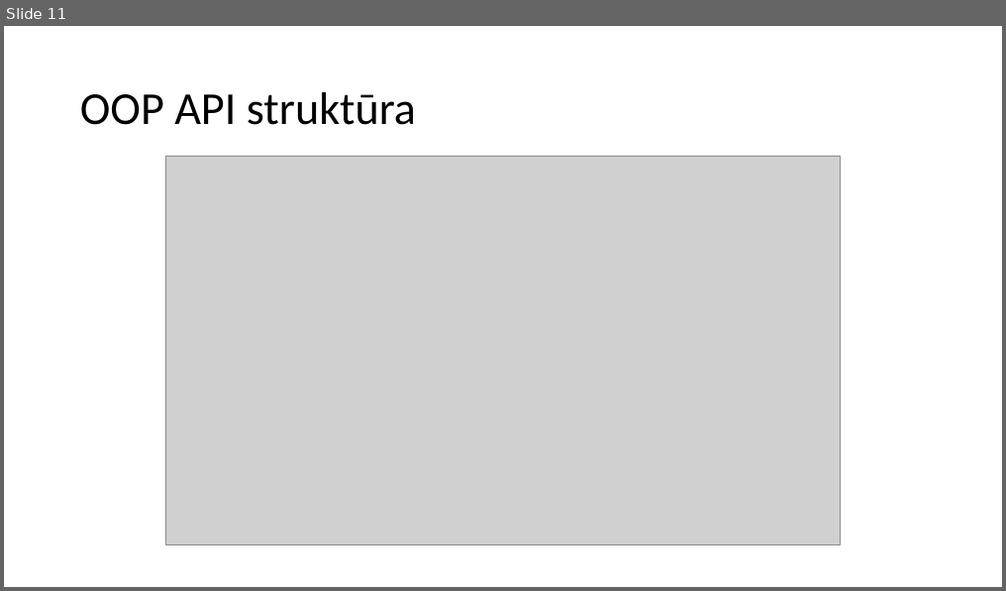
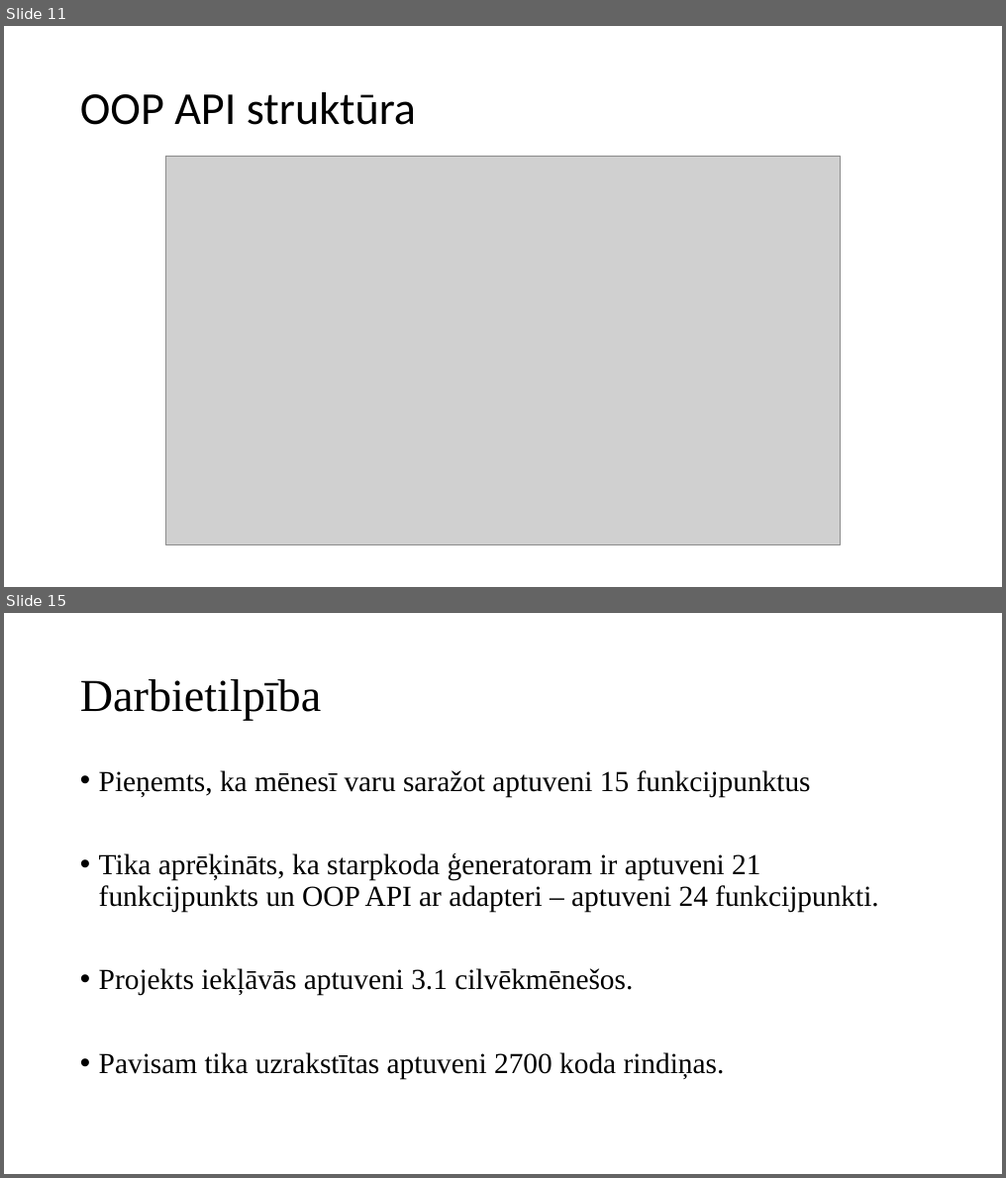
Before and after one commit to artiks12/webAppOS, a slide deck: src/Qualification project/Documentation/Garbage/Prezentācija_ap19122.pptx. Shown one above the other, each under a label of ours: slide 11 before the commit, slides 11 and 15 after it; the slides between them are not shown. The pictures are 1006x591 and 1006x1178 pixels, drawn with LibreOffice and Linux fonts; fonts in the diff are those of the drawing; grey boxes stand for pictures. Boxes give left, top, right and bottom in pixels: in the first picture for what was removed or moved away, otherwise in the second. Text is boxed around its words. In the diff, an @@ line names an element or a change of style, - is before the commit and + after.

```diff
--- a/src/Qualification project/Documentation/Garbage/Prezentācija_ap19122.pptx
+++ b/src/Qualification project/Documentation/Garbage/Prezentācija_ap19122.pptx
@@ slide 15 added at box(4, 613, 1002, 1174), background #FFFFFF @@
@@ title added at box(80, 679, 321, 721), 44 pt, text #000000 @@
+Darbietilpība
@@ text added at box(99, 770, 878, 1079), 28 pt, text #000000 @@
+• Pieņemts, ka mēnesī varu saražot aptuveni 15 funkcijpunktus
+• Tika aprēķināts, ka starpkoda ģeneratoram ir aptuveni 21 funkcijpunkts un OOP API ar adapteri – aptuveni 24 funkcijpunkti.
+• Projekts iekļāvās aptuveni 3.1 cilvēkmēnešos.
+• Pavisam tika uzrakstītas aptuveni 2700 koda rindiņas.
```
Also in this commit, not shown: 3 slides changed, 1 other slide added, 18 other files.
